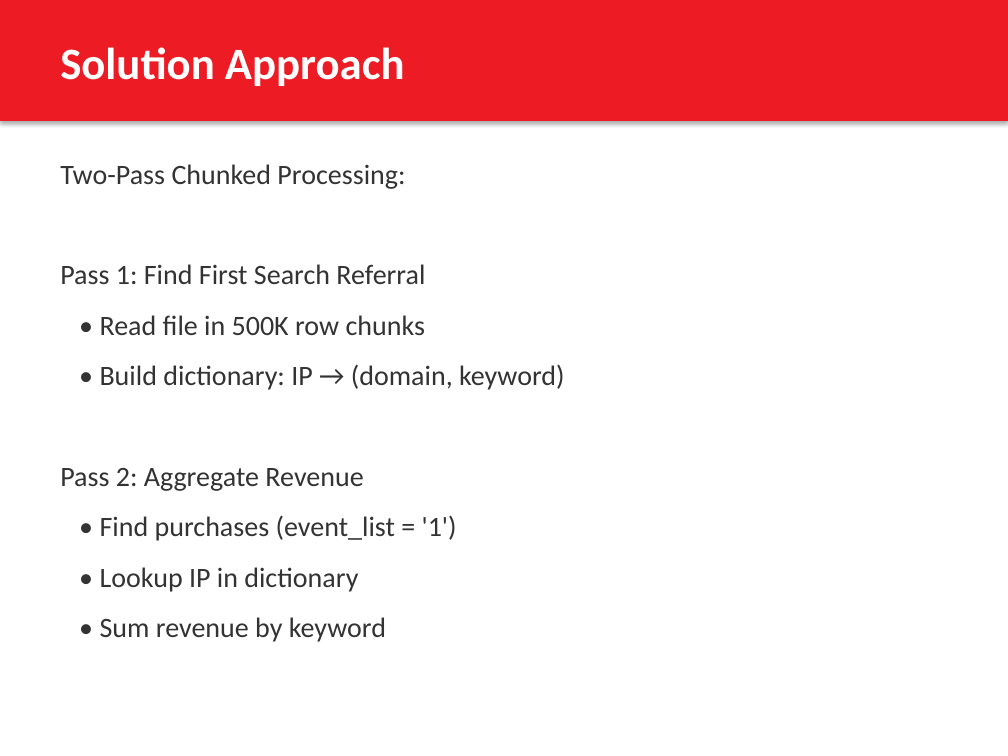
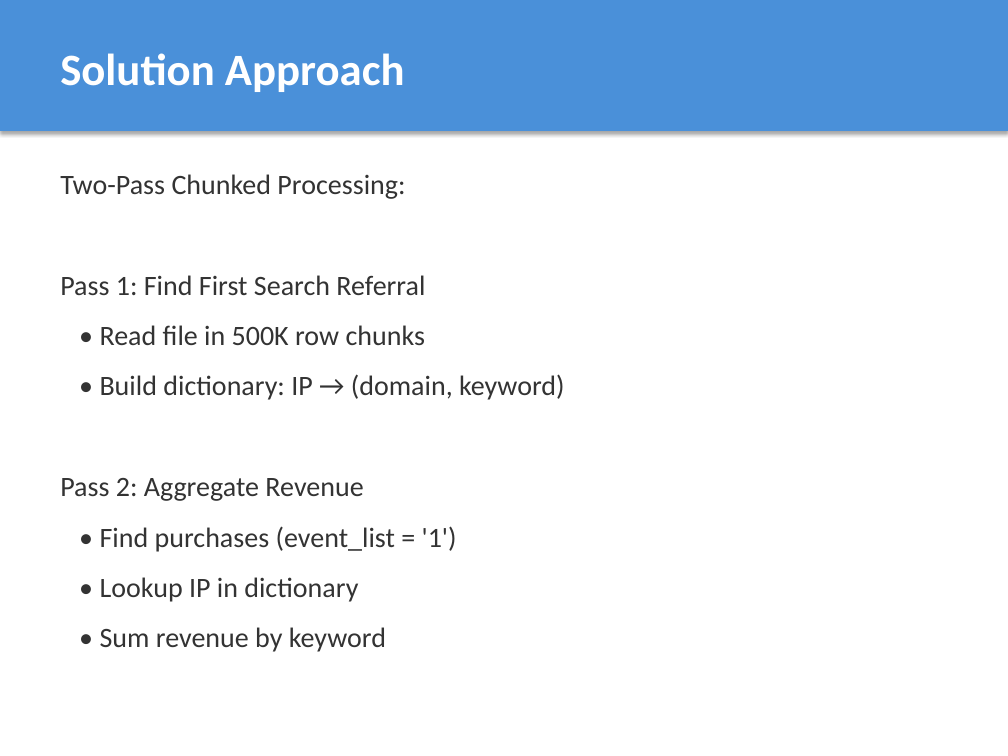
Before and after one commit to adityakommu/adb_demo, a slide deck: slide 3 of SearchKeywordPerformance_Presentation.pptx. Drawn at 1008x756 pixels with LibreOffice and Linux fonts; fonts in the diff are those of the drawing. Boxes give left, top, right and bottom in pixels: in the first picture for what was removed or moved away, otherwise in the second. Text is boxed around its words. In the diff, an @@ line names an element or a change of style, - is before the commit and + after.

Commit message:
Update presentation with light colors

```diff
--- a/SearchKeywordPerformance_Presentation.pptx
+++ b/SearchKeywordPerformance_Presentation.pptx
@@ rectangle resized from (x1=0, y1=0, x2=1008, y2=121) to (x1=0, y1=0, x2=1008, y2=131) @@
@@ rectangle at (x1=0, y1=0, x2=1008, y2=131): fill #ED1C24 to #4A90D9 @@
@@ text "Solution Approach" moved from (x1=60, y1=47, x2=405, y2=86) to (x1=60, y1=53, x2=405, y2=92) @@
@@ text "Two-Pass Chunked Processing:" moved from (x1=60, y1=164, x2=565, y2=642) to (x1=60, y1=174, x2=565, y2=652) @@
```
Also in this commit, not shown: 7 other slides changed.
